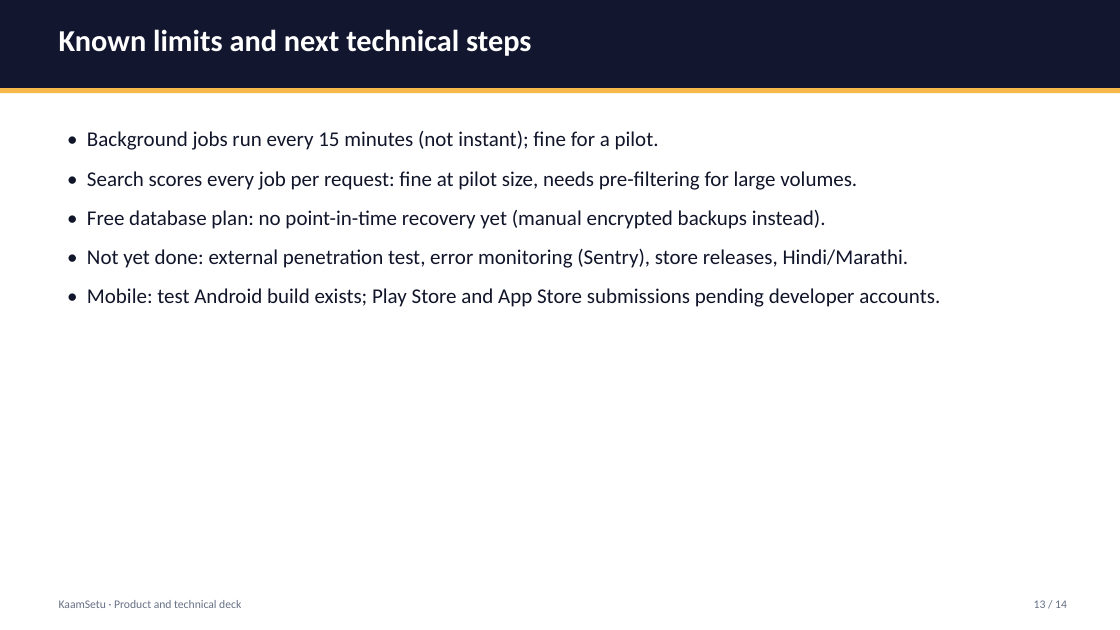
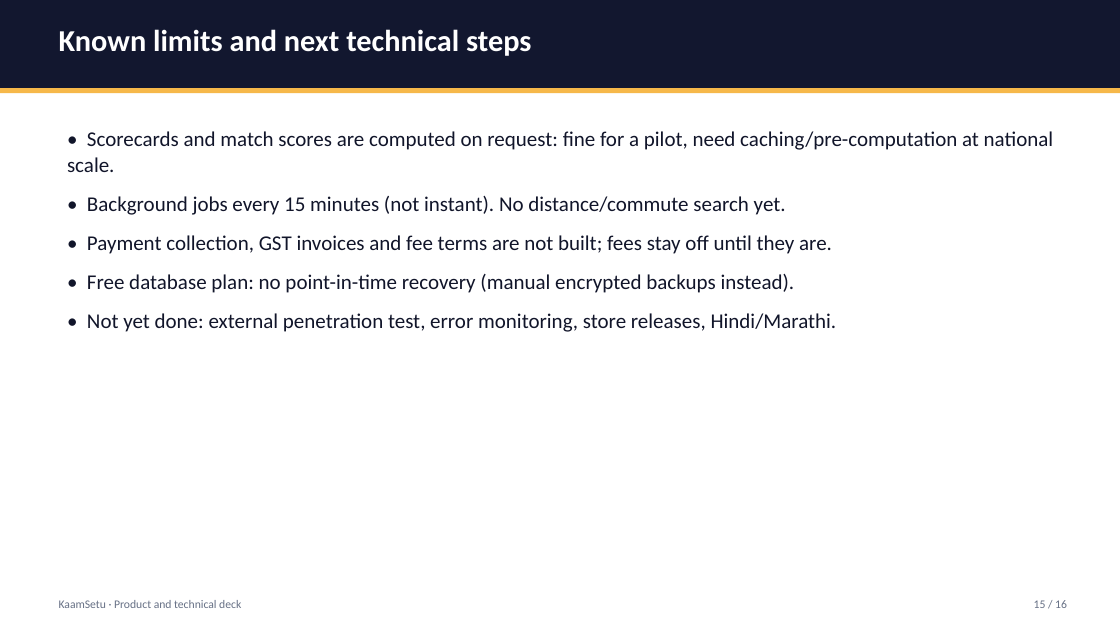
Before and after one commit to Rish866/KaamSetu, a slide deck: slide 15 of docs/decks/KaamSetu-Technical-Deck.pptx (slide 13 before the commit). Drawn at 1120x630 pixels with LibreOffice and Linux fonts; fonts in the diff are those of the drawing. Boxes give left, top, right and bottom in pixels: in the first picture for what was removed or moved away, otherwise in the second. Text is boxed around its words. In the diff, an @@ line names an element or a change of style, - is before the commit and + after.

Commit message:
docs: investor and technical decks v2 (India-wide, accountability engine, outcome-based fees, DPDP); refreshed screenshots

```diff
--- a/docs/decks/KaamSetu-Technical-Deck.pptx
+++ b/docs/decks/KaamSetu-Technical-Deck.pptx
@@ text at box(67, 131, 1054, 332): text changed @@
-• Background jobs run every 15 minutes (not instant); fine for a pilot.
-• Search scores every job per request: fine at pilot size, needs pre-filtering for large volumes.
-• Free database plan: no point-in-time recovery yet (manual encrypted backups instead).
-• Not yet done: external penetration test, error monitoring (Sentry), store releases, Hindi/Marathi.
-• Mobile: test Android build exists; Play Store and App Store submissions pending developer accounts.
+• Scorecards and match scores are computed on request: fine for a pilot, need caching/pre-computation at national scale.
+• Background jobs every 15 minutes (not instant). No distance/commute search yet.
+• Payment collection, GST invoices and fee terms are not built; fees stay off until they are.
+• Free database plan: no point-in-time recovery (manual encrypted backups instead).
+• Not yet done: external penetration test, error monitoring, store releases, Hindi/Marathi.
@@ text at box(1034, 600, 1067, 608): text changed @@
-13 / 14
+15 / 16
```
Also in this commit, not shown: 10 other slides changed, 4 slides added, 2 slides removed, 15 other files.
